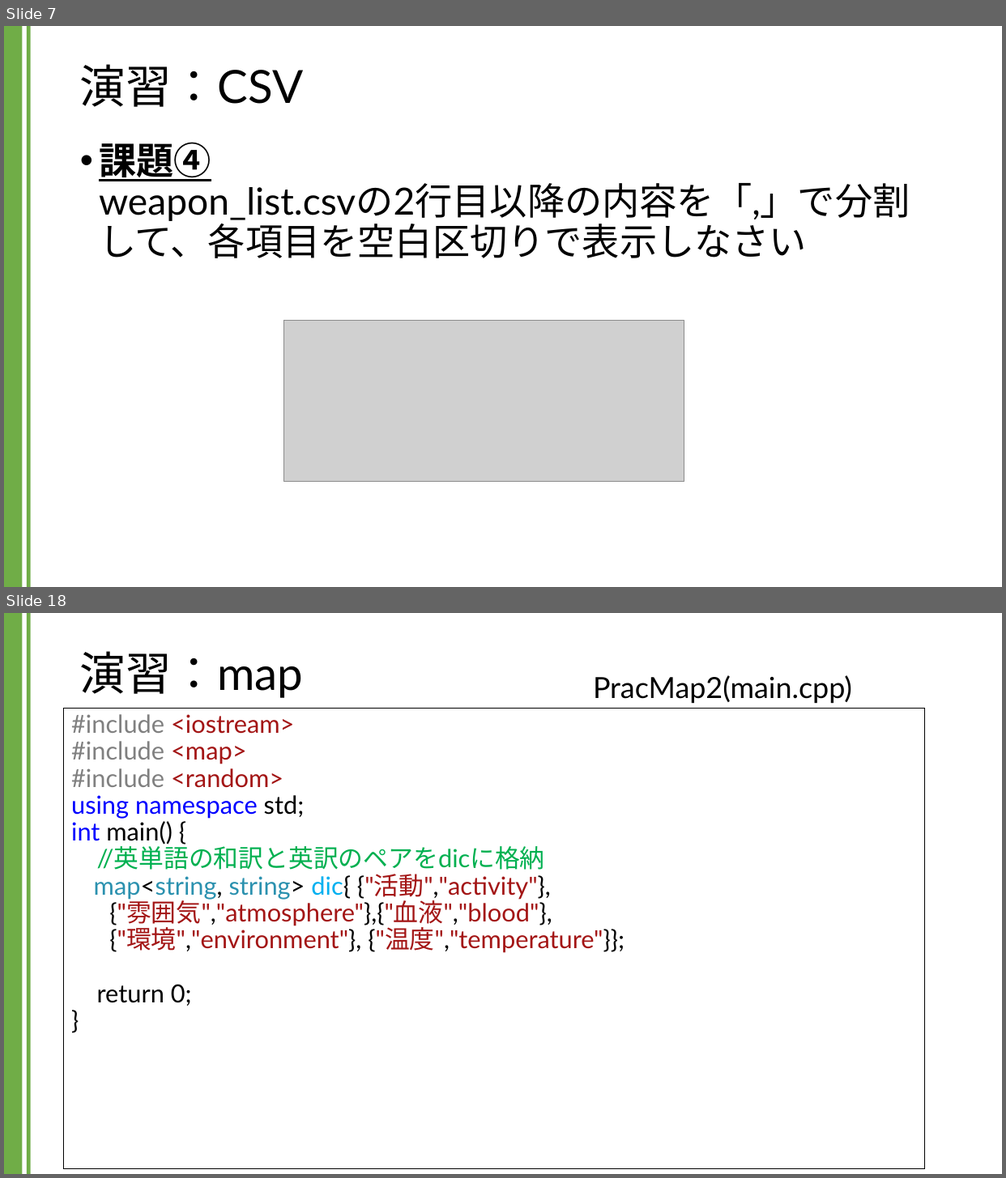
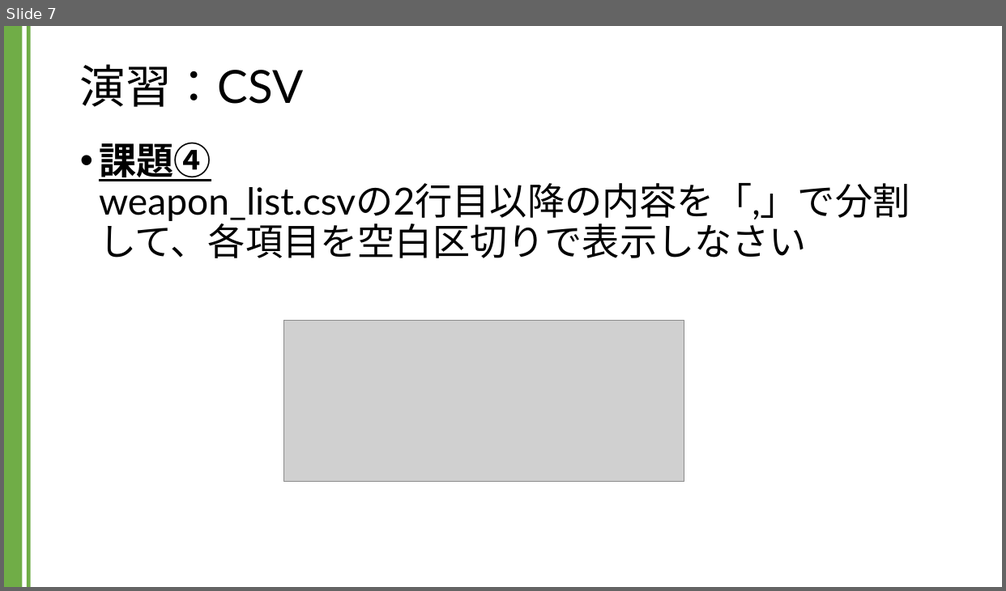
Before and after one commit to kic-murata/cpp2024, a slide deck: 授業資料/演習課題：CSV.pptx. Shown one above the other, each under a label of ours: slides 7 and 18 before the commit, slide 7 after it; the slides between them are not shown. The pictures are 1006x1178 and 1006x591 pixels, drawn with LibreOffice and Linux fonts; fonts in the diff are those of the drawing; grey boxes stand for pictures. Boxes give left, top, right and bottom in pixels: in the first picture for what was removed or moved away, otherwise in the second. Text is boxed around its words. In the diff, an @@ line names an element or a change of style, - is before the commit and + after.

```diff
--- a/授業資料/演習課題：CSV.pptx
+++ b/授業資料/演習課題：CSV.pptx
@@ slide 18 removed at bbox=[4, 613, 1002, 1174], background #FFFFFF; not listed: 2 template elements that a slide beside it also shows @@
@@ title removed at bbox=[80, 651, 304, 698] @@
-演習：map
@@ text removed at bbox=[593, 675, 852, 703] @@
-PracMap2(main.cpp)
@@ text removed at bbox=[64, 708, 925, 1169] @@
-#include <iostream>
-#include <map>
-#include <random>
-using namespace std;
-int main() {
-//英単語の和訳と英訳のペアをdicに格納
-map<string, string> dic{ {"活動","activity"},
-{"雰囲気","atmosphere"},{"血液","blood"},
-{"環境","environment"}, {"温度","temperature"}};
-return 0;
-}
```
Also in this commit, not shown: 2 slides changed, 19 other slides removed, 2 other files.
